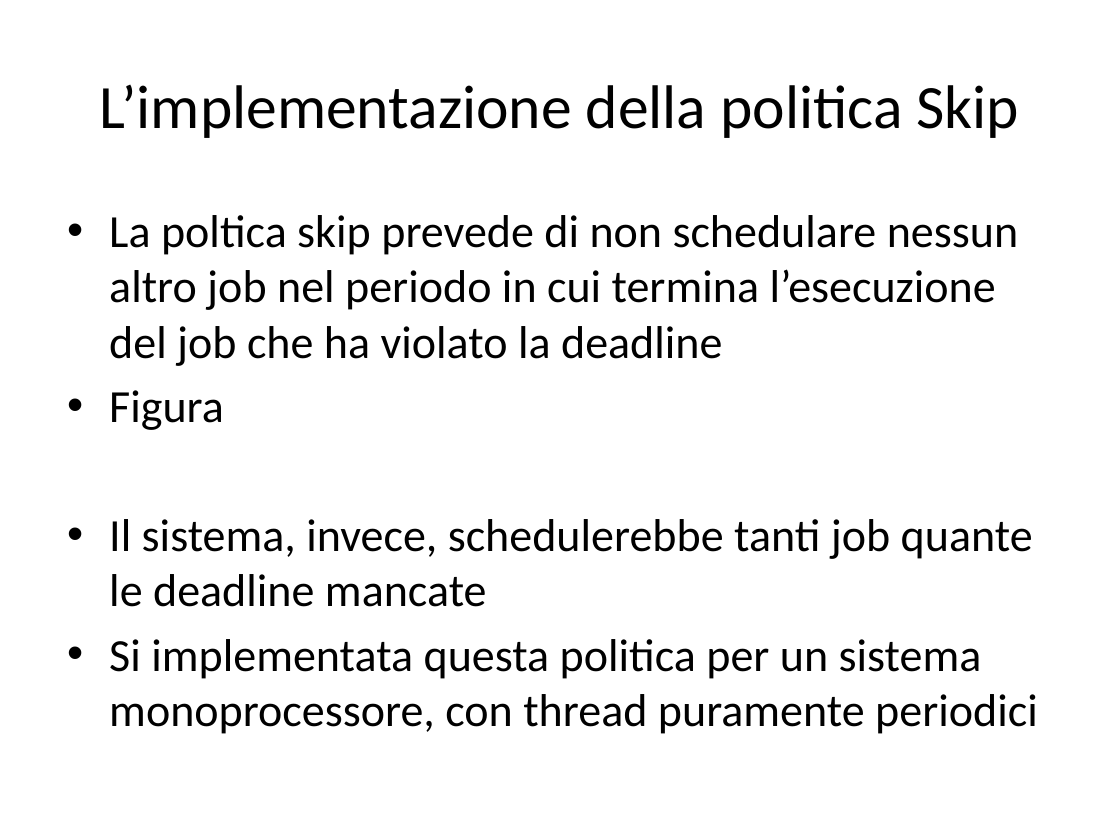
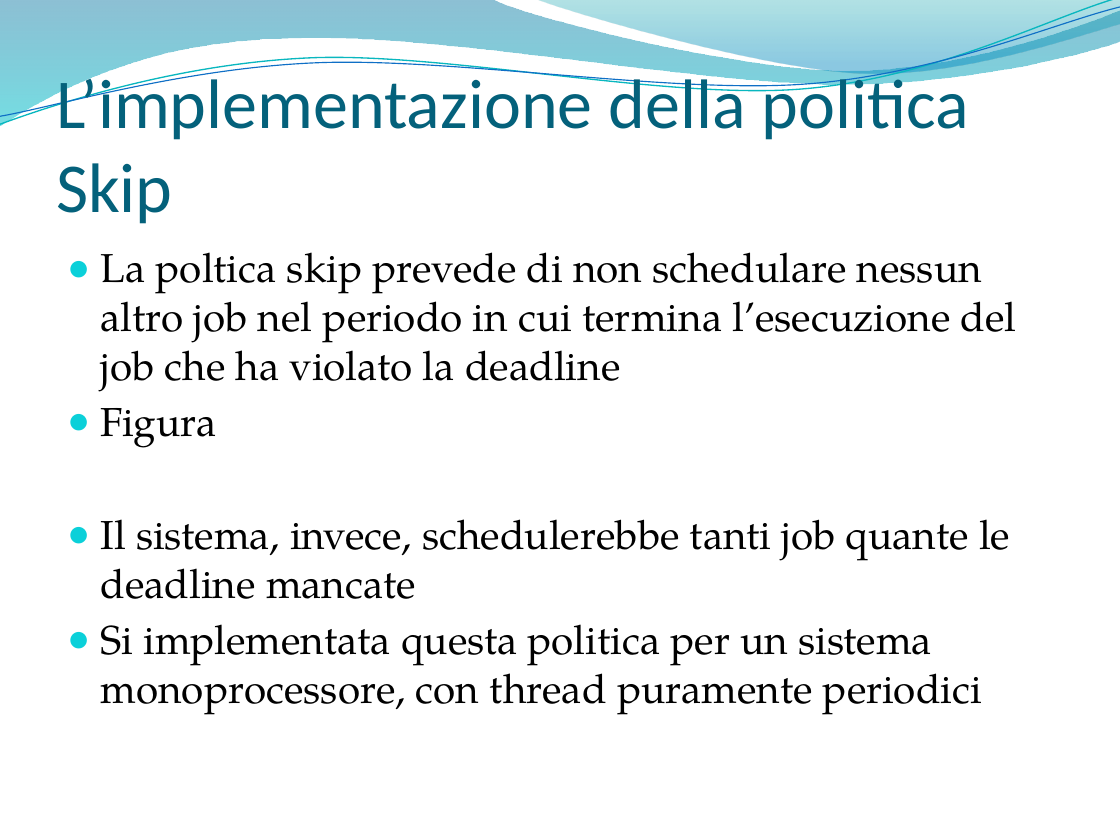
Before and after one commit to marconanni/provejavarealtime, a slide deck: slide 15 of SolarisNetBeansProjects/parti tesi/bozza presentazione.pptx (slide 18 before the commit). Drawn at 1120x840 pixels with LibreOffice and Linux fonts; fonts in the diff are those of the drawing; background and template pictures are left out. Boxes give left, top, right and bottom in pixels: in the first picture for what was removed or moved away, otherwise in the second. Text is boxed around its words. In the diff, an @@ line names an element or a change of style, - is before the commit and + after.

Commit message:
Iniziato a sistemare la presentazione

```diff
--- a/SolarisNetBeansProjects/parti tesi/bozza presentazione.pptx
+++ b/SolarisNetBeansProjects/parti tesi/bozza presentazione.pptx
@@ freeform shape added at (x1=0, y1=0, x2=1120, y2=127), fill gradient #0074A1 to #00C6CF @@
@@ freeform shape added at (x1=0, y1=0, x2=1120, y2=131), outline #0AB8BF 0.85 pt @@
@@ freeform shape added at (x1=0, y1=7, x2=1120, y2=125), outline #0F6FC6 0.75 pt @@
@@ freeform shape added at (x1=536, y1=0, x2=1120, y2=77), fill gradient #00A1A9 to #008BBF @@
@@ title "L’implementazione della politica Skip" moved from (x1=100, y1=85, x2=1020, y2=138) to (x1=56, y1=69, x2=968, y2=224) @@
@@ title "L’implementazione della politica Skip" at (x1=56, y1=69, x2=968, y2=224): size 39.6 to 45 pt, text colour #000000 to #04617B; alignment centre to left; vertical alignment middle to bottom @@
@@ text "La poltica skip prevede di ..." moved from (x1=109, y1=215, x2=1038, y2=734) to (x1=101, y1=252, x2=1017, y2=715) @@
@@ text "La poltica skip prevede di ..." at (x1=101, y1=252, x2=1017, y2=715): size 29.6 to 26 pt, font Calibri to TeX Gyre Pagella; bullet • to ● @@
```
Also in this commit, not shown: 21 other slides changed, 1 slide added, 4 slides removed.
